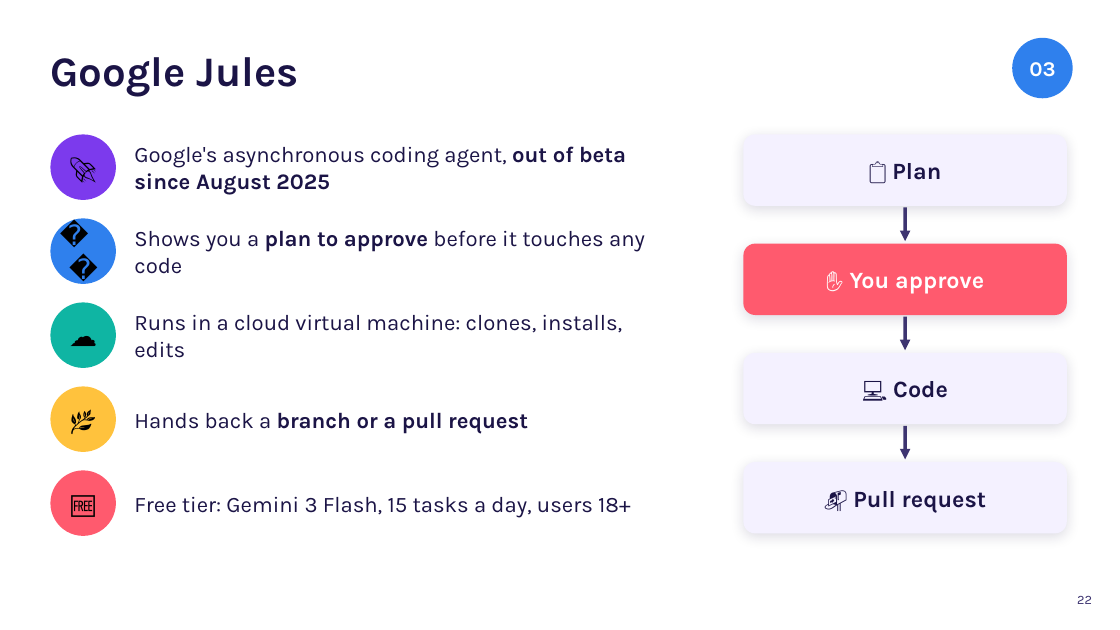
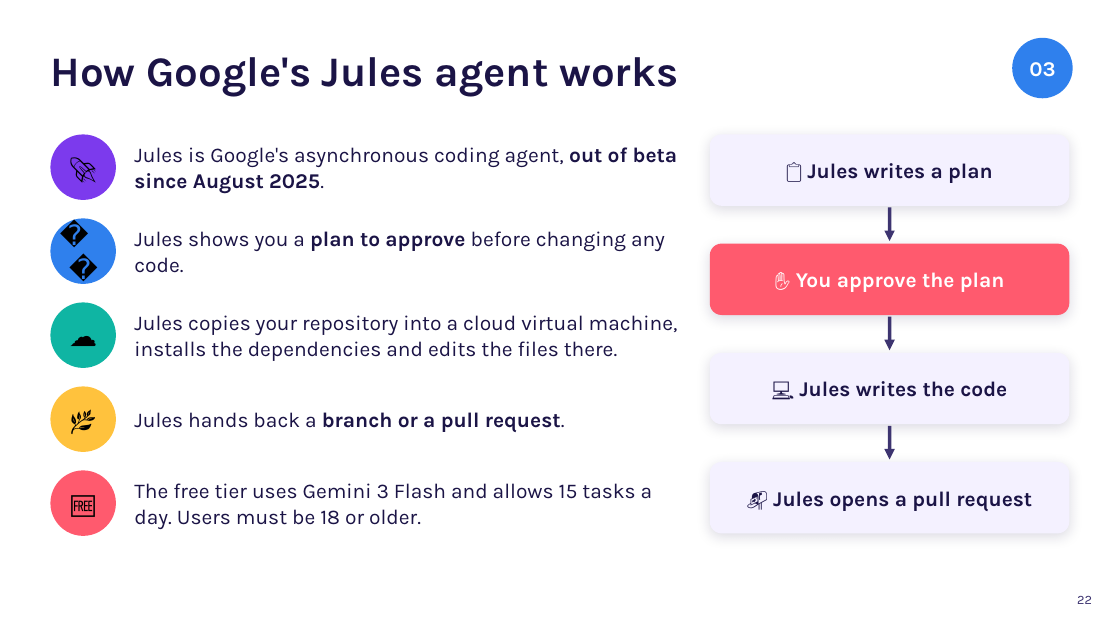
Before and after one commit to karoluciecha/ai-assisted-programming-module, a slide deck: slide 22 of lectures-and-labs/week06/agents-lecture.pptx. Drawn at 1120x630 pixels with LibreOffice and Linux fonts; fonts in the diff are those of the drawing. Boxes give left, top, right and bottom in pixels: in the first picture for what was removed or moved away, otherwise in the second. Text is boxed around its words. In the diff, an @@ line names an element or a change of style, - is before the commit and + after.

```diff
--- a/lectures-and-labs/week06/agents-lecture.pptx
+++ b/lectures-and-labs/week06/agents-lecture.pptx
@@ title at bbox=[50, 57, 678, 97]: text changed @@
-Google Jules
+How Google's Jules agent works
@@ text at bbox=[134, 147, 678, 194]: text changed; size 19 to 18 pt @@
-Google's asynchronous coding agent, out of beta since August 2025
+Jules is Google's asynchronous coding agent, out of beta since August 2025.
@@ rounded rectangle "📋 Jules writes a plan": place and size @@
-rounded rectangle "📋 Jules writes a plan" at bbox=[744, 134, 1067, 206]
+rounded rectangle "📋 Jules writes a plan" at bbox=[710, 134, 1070, 206]
@@ text in rounded rectangle at bbox=[807, 163, 993, 183]: text changed; size 20 to 18 pt @@
-📋 Plan
+📋 Jules writes a plan
@@ text at bbox=[134, 231, 665, 273]: text changed; size 19 to 18 pt @@
-Shows you a plan to approve before it touches any code
+Jules shows you a plan to approve before changing any code.
@@ rounded rectangle "✋ You approve the plan": place and size @@
-rounded rectangle "✋ You approve the plan" at bbox=[744, 244, 1067, 315]
+rounded rectangle "✋ You approve the plan" at bbox=[710, 244, 1070, 315]
@@ text in rounded rectangle at bbox=[796, 272, 1005, 292]: text changed; size 20 to 18 pt @@
-✋ You approve
+✋ You approve the plan
@@ text at bbox=[134, 315, 678, 361]: text changed; size 19 to 18 pt @@
-Runs in a cloud virtual machine: clones, installs, edits
+Jules copies your repository into a cloud virtual machine, installs the dependencies and edits the files there.
@@ rounded rectangle "💻 Jules writes the code": place and size @@
-rounded rectangle "💻 Jules writes the code" at bbox=[744, 353, 1067, 424]
+rounded rectangle "💻 Jules writes the code" at bbox=[710, 353, 1070, 424]
@@ text in rounded rectangle at bbox=[799, 381, 1007, 397]: text changed; size 20 to 18 pt @@
-💻 Code
+💻 Jules writes the code
@@ text at bbox=[134, 412, 565, 432]: text changed; size 19 to 18 pt @@
-Hands back a branch or a pull request
+Jules hands back a branch or a pull request.
@@ 3 arrows: place and size @@
-3 arrows at bbox=[906, 208, 906, 460]
+3 arrows at bbox=[890, 208, 890, 460]
@@ rounded rectangle "📬 Jules opens a pull ...": place and size @@
-rounded rectangle "📬 Jules opens a pull ..." at bbox=[744, 462, 1067, 534]
+rounded rectangle "📬 Jules opens a pull ..." at bbox=[710, 462, 1070, 534]
@@ text at bbox=[134, 483, 653, 529]: text changed; size 19 to 18 pt @@
-Free tier: Gemini 3 Flash, 15 tasks a day, users 18+
+The free tier uses Gemini 3 Flash and allows 15 tasks a day. Users must be 18 or older.
@@ text in rounded rectangle at bbox=[773, 491, 1032, 511]: text changed; size 20 to 18 pt @@
-📬 Pull request
+📬 Jules opens a pull request
```
Also in this commit, not shown: 21 other slides changed, 3 slides removed, 1 other file.
